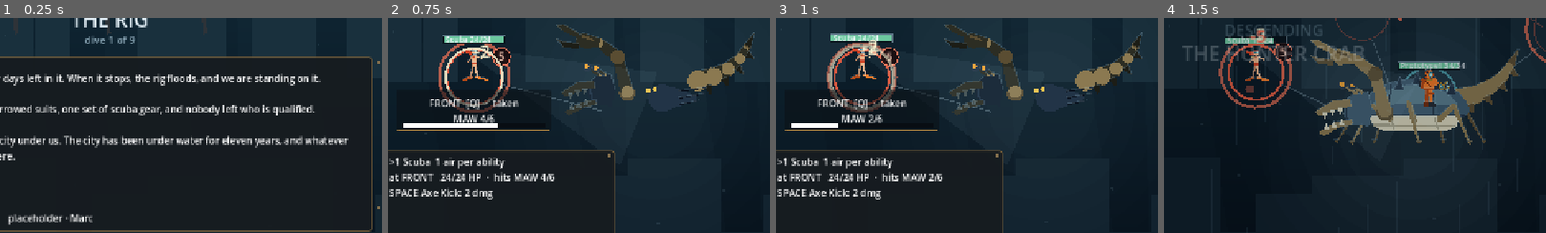
Above: before the commit, frames 1-4 (left to right).
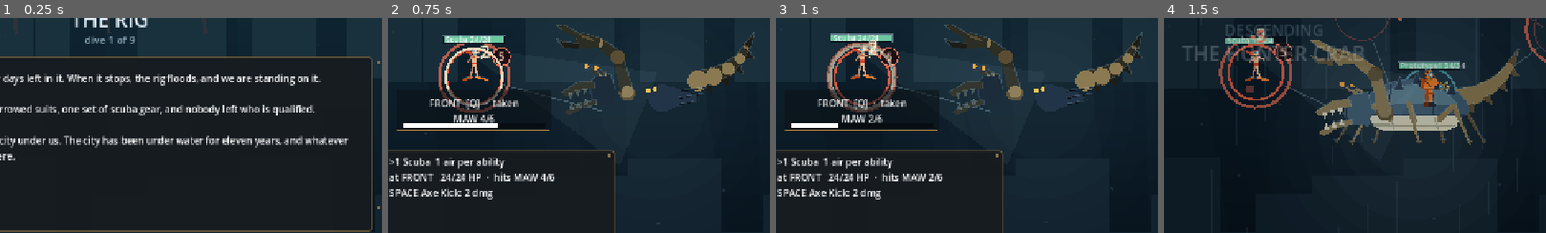
Above: after the commit, the same moments.

Repository: ImmortalDemonGod/salvage
Game: Godot game, scene res://game/main.tscn
Same seed, same stepped clock (60 frames per second), same inputs: the game is played once before the commit and once after it.
Inputs (mouse positions are % of the whole screen's width and height, from its top left):
- Up to frame 1 (0.25 s): no input
- Up to frame 2 (0.75 s): tap Enter at 0.5 s; move the mouse to (72, 45) at 0.52 s; hold Right from 0.53 s (still down); tap 1 at 0.6 s; click (72, 45) at 0.67 s
- Up to frame 3 (1 s): keep holding Right; tap Space at 0.77 s
- Up to frame 4 (1.5 s): release Right at 1.25 s; tap Enter at 1.25 s; drag from (30, 55) to (45, 70) at 1.27 s
The pictures show only the part of the screen within x 36-86%, y 42-92%; the shares and areas given below are measured in that part.

The runs differ from the first frame. In frame 1, 0.6% of the frame differs, in the area x 2-25%, y 91-97%; in frame 2, less than 0.1%; in frame 3, less than 0.1%; in frame 4, nothing differs.

Commit message:
deploy to Vercel, and take the placeholder marks off the screen
GitHub Actions and Pages were in a major outage for the whole afternoon
and nothing built since 10:19 had reached a URL. Vercel publishes the same
export in six seconds, the CLI was already installed and authenticated,
and verify/live.mjs now boots that URL, clicks it and presses keys against
it. It passes:

    TITLE AFTER CLICK: SALVAGE beat=descent  (the mouse reaches the game)
    TITLE AFTER ENTER: SALVAGE beat=fight1

Live: https://salvage-chi.vercel.app/

And the placeholder markings come off the screen. The ruling was plain:
it is obvious they are placeholders, keep the marking in the source where
Marc can search for it, and optimise for how it actually looks.

Diff:
--- a/game/main.gd
+++ b/game/main.gd
@@ -547,8 +547,6 @@
 	var lost := int(run.salvage_lost)
 	var head := "THE PUMP TURNS OVER" if lost == 0 else "THE PUMP TURNS OVER, BARELY"
 	draw_string(f, Vector2(cx, y), head, HORIZONTAL_ALIGNMENT_LEFT, -1, 40, Color(0.86, 0.93, 0.96))
-	draw_string(f, Vector2(cx, y + 46), "placeholder copy, for Marc",
-		HORIZONTAL_ALIGNMENT_LEFT, -1, 17, Color(0.55, 0.64, 0.70))
 	var rows: Array = [
 		"dives cleared        %d of %d" % [Beats.LADDER.size(), Beats.LADDER.size()],
 		"salvage lost         %d" % lost,
@@ -559,8 +557,8 @@
 			HORIZONTAL_ALIGNMENT_LEFT, -1, 23, Color(0.78, 0.86, 0.90))
 	draw_string(f, Vector2(cx, y + 232), "SALVAGE   a Team Ratateam prototype",
 		HORIZONTAL_ALIGNMENT_LEFT, -1, 21, Color(0.66, 0.78, 0.84))
-	draw_string(f, Vector2(cx, y + 262), "art Glass_Goat   ·   words Marc   ·   placeholder art and copy throughout",
-		HORIZONTAL_ALIGNMENT_LEFT, -1, 17, Color(0.55, 0.64, 0.70))
+	draw_string(f, Vector2(cx, y + 262), "art Glass_Goat   ·   words Marc",
+		HORIZONTAL_ALIGNMENT_LEFT, -1, 17, Color(0.66, 0.74, 0.80))
 
 func _next_step() -> String:
 	if run.puzzle != null:
@@ -783,8 +781,6 @@
 		ui_help.add_theme_color_override("font_color", BRASS_LIT)
 		hp3.add_theme_stylebox_override("panel", skin_primary())
 		ui_scene.text = "\n\n".join(body)
-		if marked:
-			ui_scene.text += "\n\n                                                          placeholder · Marc"
 		ui_scene.get_parent().visible = body.size() > 0
 		ui_help.text = controls
 		queue_redraw()
Not shown, added: verify/hint.gd.uid
Not shown, added: site/.gitignore
Not shown, changed: tools/deploy.sh
Not shown, changed: verify/live.mjs
